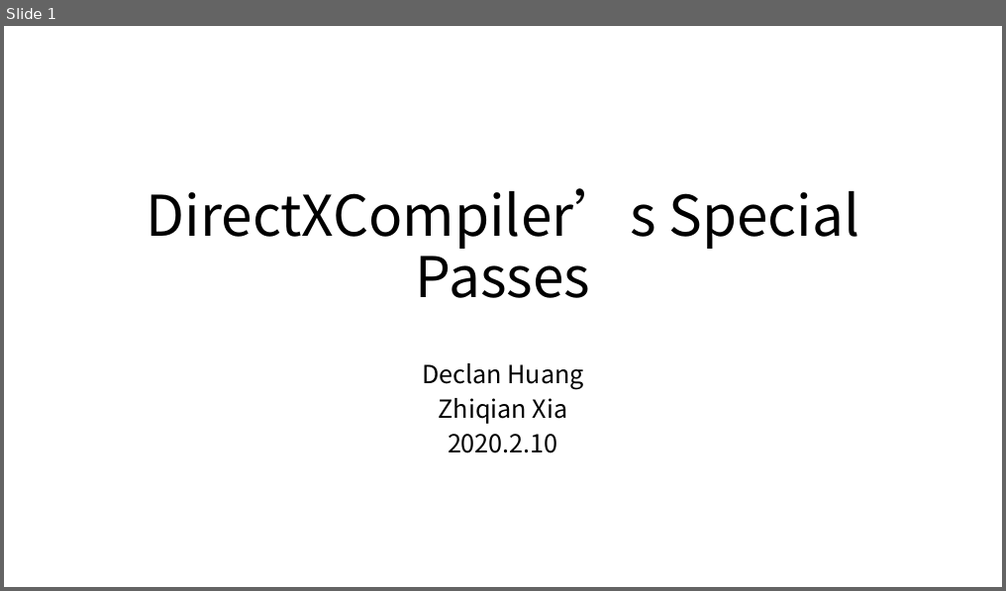
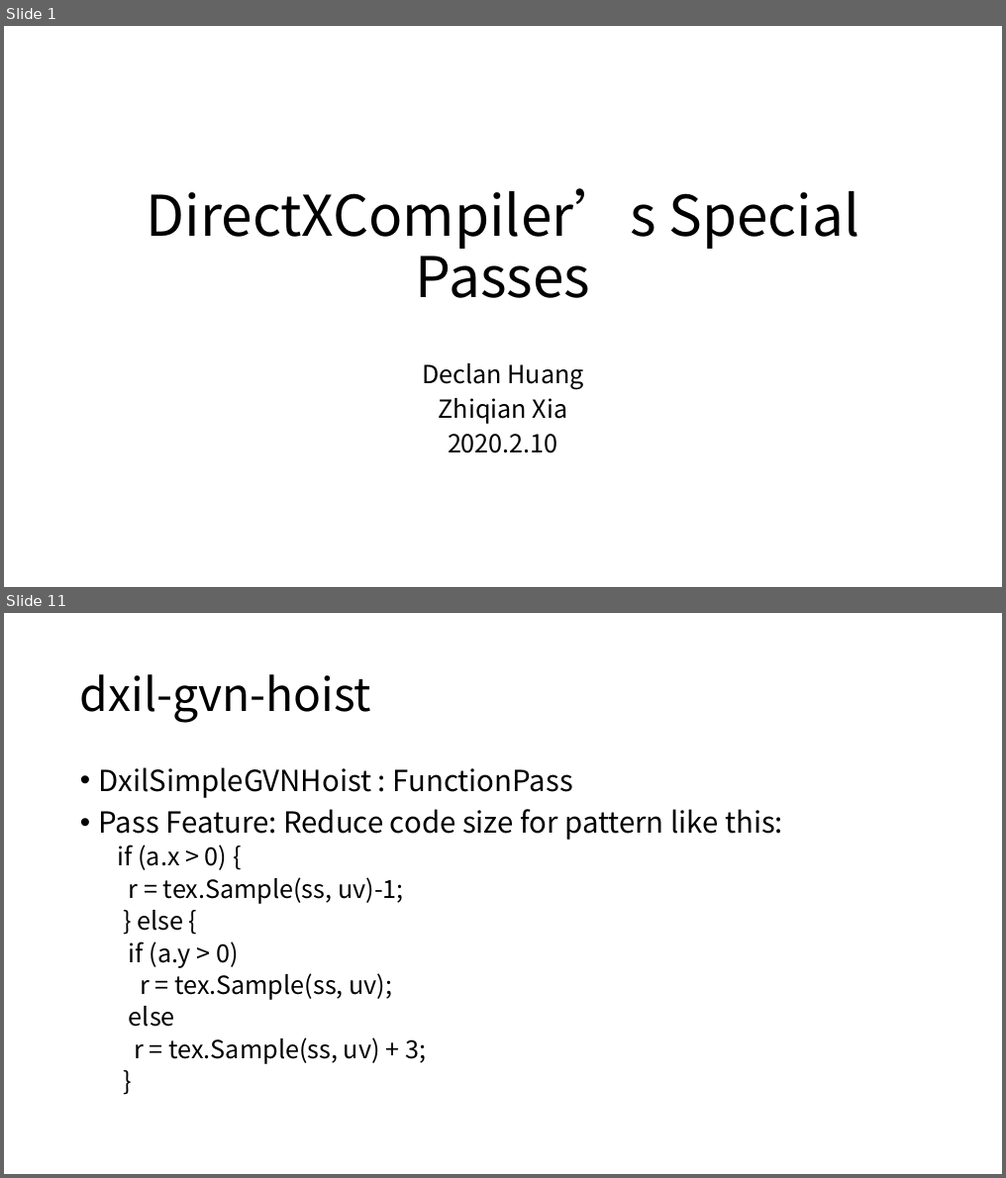
Before and after one commit to xiazhiqian/DXCompiler-Analysis, a slide deck: DirectXShaderCompiler.pptx. Shown one above the other, each under a label of ours: slide 1 before the commit, slides 1 and 11 after it; the slides between them are not shown. The pictures are 1006x591 and 1006x1178 pixels, drawn with LibreOffice and Linux fonts; fonts in the diff are those of the drawing. Boxes give left, top, right and bottom in pixels: in the first picture for what was removed or moved away, otherwise in the second. Text is boxed around its words. In the diff, an @@ line names an element or a change of style, - is before the commit and + after.

Commit message:
add hlsl-dxil-remove-discards && dxil-gvn-hoist

```diff
--- a/DirectXShaderCompiler.pptx
+++ b/DirectXShaderCompiler.pptx
@@ slide 11 added at <box>4,613,1002,1174</box>, background #FFFFFF @@
@@ title added at <box>80,674,371,723</box>, 44 pt, text #000000 @@
+dxil-gvn-hoist
@@ text added at <box>99,767,783,1064</box>, 24 pt, text #000000 @@
+• DxilSimpleGVNHoist : FunctionPass
+• Pass Feature: Reduce code size for pattern like this:
+  if (a.x > 0) {
+  r = tex.Sample(ss, uv)-1;
+  } else {
+  if (a.y > 0)
+  r = tex.Sample(ss, uv);
+  else
+  r = tex.Sample(ss, uv) + 3;
+  }
```
Also in this commit, not shown: 6 slides changed, 3 other slides added.
